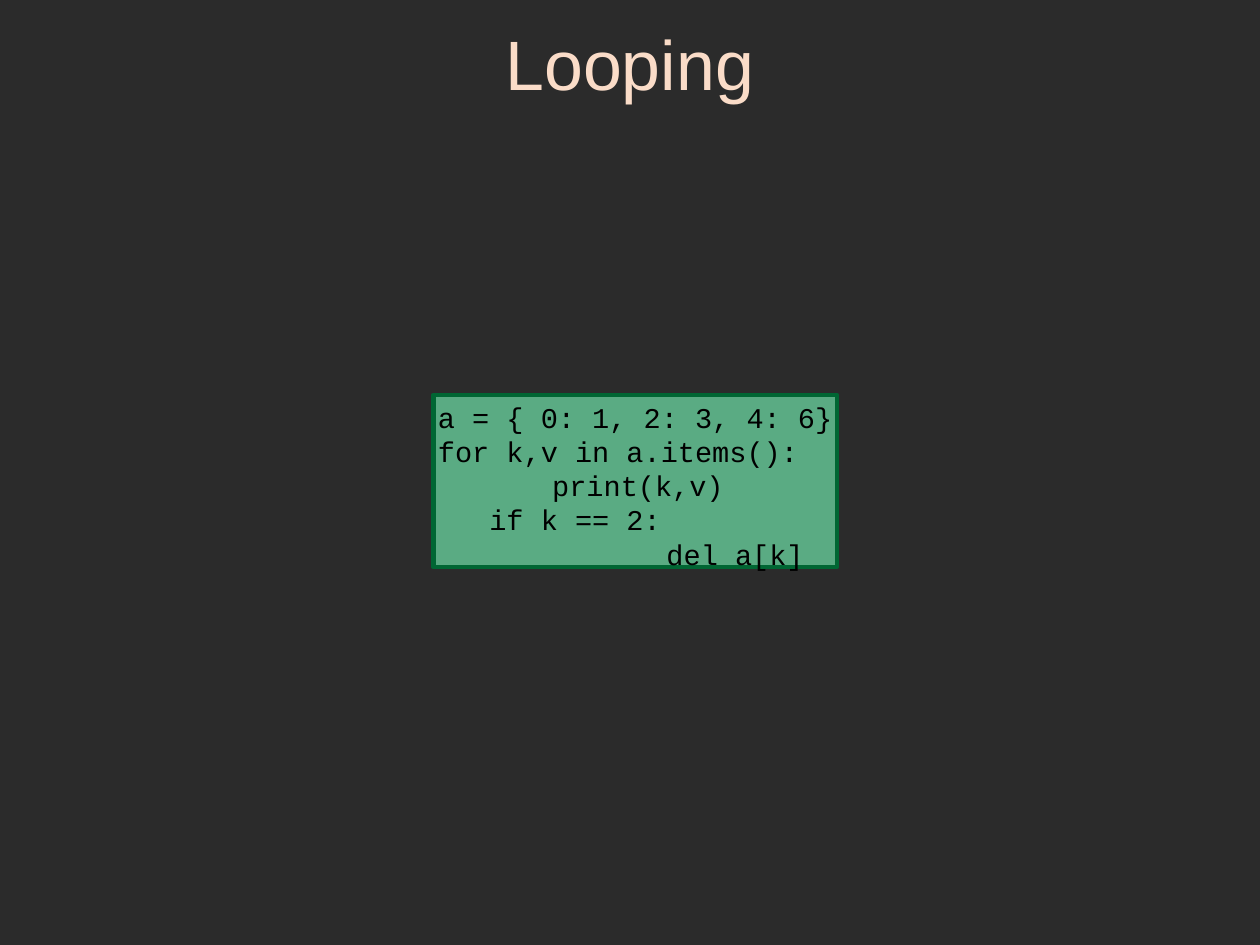
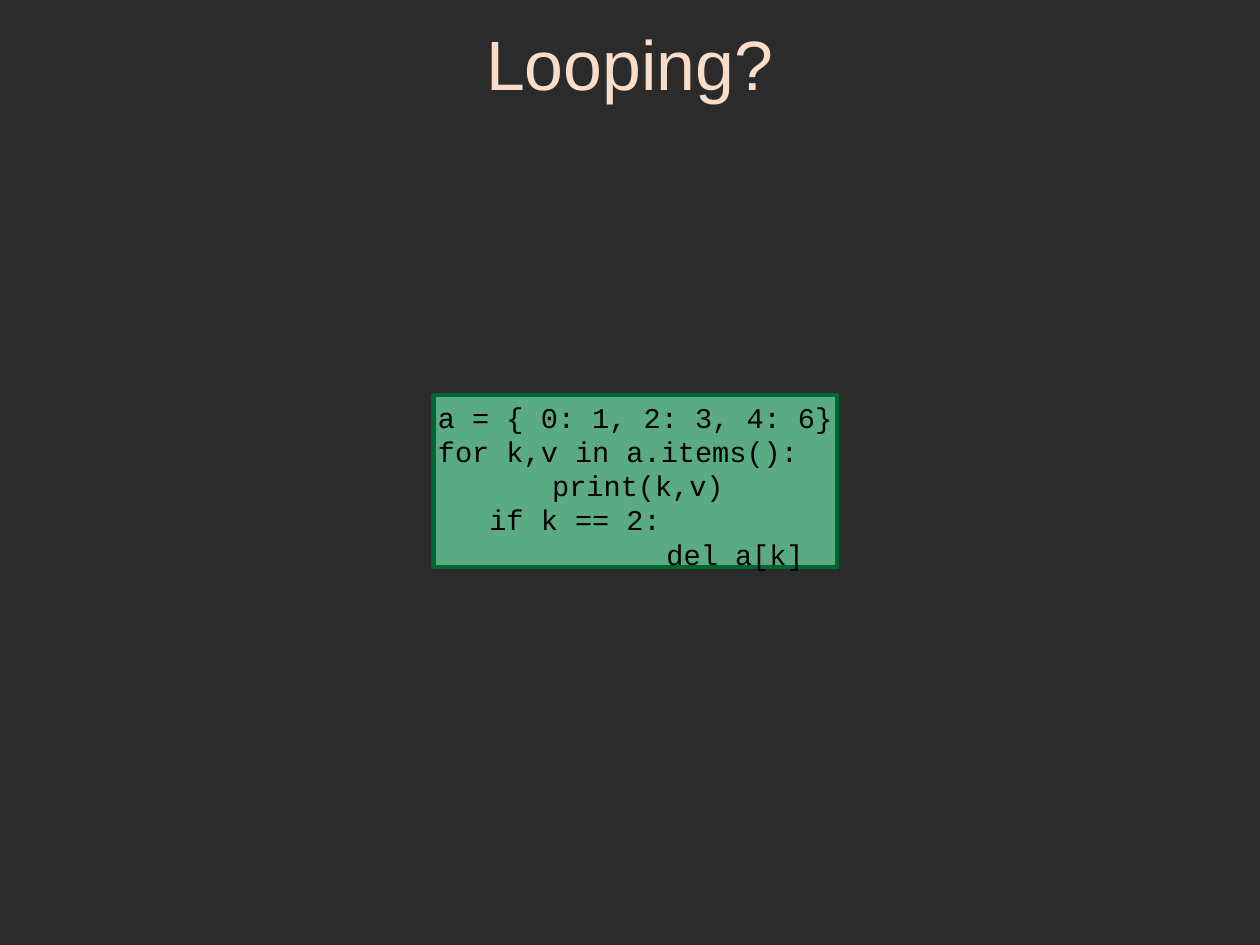
Before and after one commit to sphaero/workshops, a slide deck: slide 46 of PythonFu/presentation.odp (slide 44 before the commit). Drawn at 1260x945 pixels with LibreOffice and Linux fonts; fonts in the diff are those of the drawing; background and template pictures are left out; a plain dark background stands for a picture behind light text. Boxes give left, top, right and bottom in pixels: in the first picture for what was removed or moved away, otherwise in the second. Text is boxed around its words. In the diff, an @@ line names an element or a change of style, - is before the commit and + after.

```diff
--- a/PythonFu/presentation.odp
+++ b/PythonFu/presentation.odp
@@ title at box(486, 39, 773, 104): text changed @@
-Looping
+Looping?
```
Also in this commit, not shown: 8 other slides changed, 10 slides added, 1 slide removed, 2 other files.
